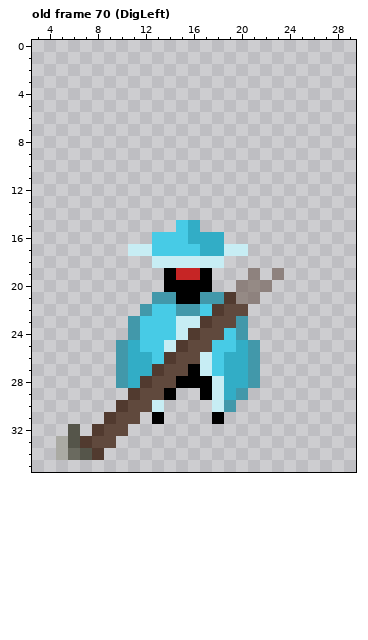
File history of a pixel-art file, docs/concept_player.aseprite. Above is the file before it was changed.
32x48 pixels, 84 frames. Colours within 5 levels of each other are drawn and written as one. Shown: old frame 70 (DigLeft): x 3..29, y 0..35. The commit also changed other frames, which this record leaves out.
After:
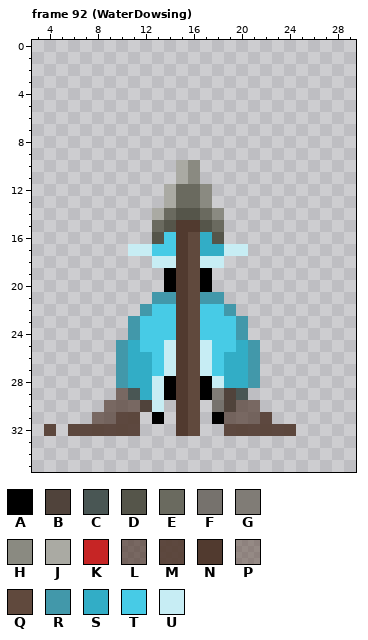
Palette (. is transparent): A #000000  B #50433b  C #495654  D #55554a  E #6a6a5f  F #76726d  G #807c76  H #8a8a81  J #aaaaa3  K #c62525  L #513a2faf  M #513a2fe6  N #513a2f  P #60493d82  Q #60493d  R #4298aa  S #32adc6  T #47cbe6  U #c7edf4
A new or re-ordered frame is compared with the old frame closest to it.
Commit message: Added mechanics to find hidden water holes using dowsing scan.
From old to new:
frames 84 -> 94
Changed rows in their new state; - is an unchanged pixel.
Frame 92 (WaterDowsing) is new; against old frame 70 (DigLeft), layer "ToolFront":
first column x 4:
10 -----------JH--------
11 -----------JH--------
12 ----------JEEH-------
13 ----------JEEH-------
14 ---------JEDDEH------
15 ---------EDNNDE------
16 ---------D-NQ-D------
17 -----------NQ--------
18 -----------NQ--------
19 -----------NQ----.-.-
20 -----------NQ---...--
21 -----------NQ--...---
22 -----------NQ-TR.----
23 -----------NQTTT-----
24 -----------NQTT------
25 -------------U-------
26 ----------UN---------
27 ---------TUNQ--------
28 --------SUANQ--------
29 ------LCSU-NQ-GBC----
30 -----LLLB--NQ-FBLL---
31 ----LLMM---NQ--LLLM--
32 M-MMMMMM---NQ--MMMMMM
33 -.....---------------
34 -....----------------
Changed places in both pictures, as pixel boxes (x1, y1, x2, y2):
changed: (44, 160, 296, 460)
